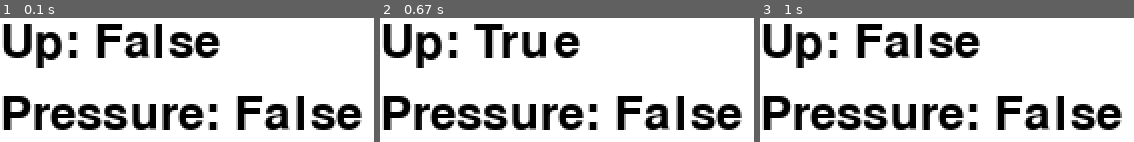
Above: before the commit, frames 1-3 (left to right).
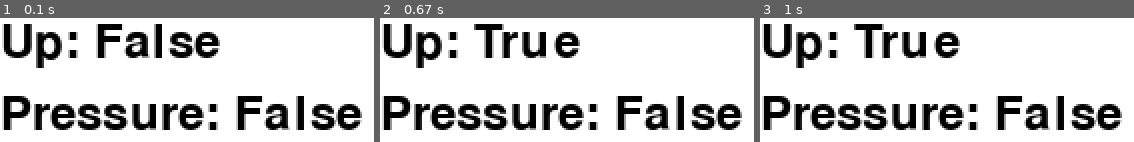
Above: after the commit, the same moments.

Repository: RIT-MDRC/Catbot
Game: pygame game, started from src/raspi/main.py
Two runs of this game, one before a commit and one after it. Both use one fixed random seed, a clock stepped at 60 frames per second and the inputs below.
Inputs:
- Up to frame 1 (0.1 s): no input
- Up to frame 2 (0.67 s): hold Up from 0.33 s (still down)
- Up to frame 3 (1 s): release Up at 0.8 s

Frames 1-2 are identical in both runs. In frame 3, 5.1% of the frame differs, in the area x 25-59%, y 4-33%.

Commit message:
feat: working arduino code, working ui on raspi

Diff:
--- a/src/raspi/control/muscle/muscle_controller.py
+++ b/src/raspi/control/muscle/muscle_controller.py
@@ -127,25 +127,27 @@
 
 
 @muscle_action
-def contract(muscle: Muscle, check: callable = is_pressure_ok) -> bool:
+def contract(muscle: Muscle) -> bool:
     """
     Contract a muscle.
 
     Args:
         muscle (Muscle): the muscle to contract
-        check (callable): the function to check the pressure of the muscle (default: is_pressure_ok from io/pneumatics/pressure.py)
 
     Returns:
         True if the muscle was contracted, False otherwise
     """
-    if not check(muscle.pressure):
-        print("Pressure check failed, cannot contract muscle")
+    pressure = is_pressure_ok(muscle.pressure)
+    if pressure:
+        print(f"{muscle.pressure}: Pressure check failed, cannot contract muscle")
         return False
-    return turn_valve_on(muscle.valve)
+    print("contracting muscle")
+    turn_valve_on(muscle.valve)
+    return True
 
 
 @muscle_action
-def relax(muscle: Muscle, check: callable = get_valve_state) -> bool:
+def relax(muscle: Muscle) -> bool:
     """
     Relax a muscle.
 
@@ -153,7 +155,18 @@
         muscle (Muscle): the muscle to relax
         check (callable): the function to check the state of the valve (default: get_valve_state from io/pneumatics/valve.py)
     """
-    if not check(muscle.valve):
-        print("Valve check failed, Muscle is already relaxed")
+    check = not get_valve_state(muscle.valve)
+    if check:
+        print(f"{muscle.valve}: Valve check failed, Muscle is already relaxed")
         return False
-    return turn_valve_off(muscle.valve)
+    print("relaxing muscle")
+    turn_valve_off(muscle.valve)
+    return True
+
+
+def noop(*args, **kwargs) -> bool:
+    """
+    No operation function.
+    Pass into check if you want to disable the check.
+    """
+    return True
--- a/src/raspi/io_controller/pneumatics/compressor.py
+++ b/src/raspi/io_controller/pneumatics/compressor.py
@@ -1,12 +1,14 @@
 from functools import wraps
 from gpiozero import DigitalOutputDevice
 
+from utils.deviceMock import DigitalOutputDeviceType
 
-type Compressor = str | DigitalOutputDevice
+
+type Compressor = str | DigitalOutputDeviceType
 compressor_pins = dict()
 
 
-def add_compressor_pin(name: str, compressor: DigitalOutputDevice) -> None:
+def add_compressor_pin(name: str, compressor: DigitalOutputDeviceType) -> None:
     """
     Add a new valve pin to the list of pins.
 
@@ -18,7 +20,7 @@
     compressor_pins[name] = compressor
 
 
-def get_compressor(name: str) -> DigitalOutputDevice:
+def get_compressor(name: str) -> DigitalOutputDeviceType:
     """
     Get the pin number of a valve.
 
@@ -70,7 +72,7 @@
         ):
             raise ValueError("First argument must be a string or a DigitalOutputDevice")
         valve = get_compressor(args[0]) if isinstance(args[0], str) else args[0]
-        func(valve, *args[1:], **kwargs)
+        return func(valve, *args[1:], **kwargs)
 
     return wrapper
 
--- a/src/raspi/io_controller/pneumatics/pressure.py
+++ b/src/raspi/io_controller/pneumatics/pressure.py
@@ -1,11 +1,13 @@
 from functools import wraps
 from gpiozero import DigitalInputDevice
 
-type Pressure_device = str | DigitalInputDevice
+from utils.deviceMock import DigitalInputDeviceType, FakeInputDevice
+
+type Pressure_device = str | DigitalInputDeviceType
 pressure_pins = dict()
 
 
-def add_pressure_pin(name: str, pressure: DigitalInputDevice) -> None:
+def add_pressure_pin(name: str, pressure: DigitalInputDeviceType) -> None:
     """
     Add a new pressure sensor to the list of pins.
 
@@ -17,7 +19,7 @@
     pressure_pins[name] = pressure
 
 
-def get_pressure_device(name: str) -> DigitalInputDevice:
+def get_pressure_device(name: str) -> DigitalInputDeviceType:
     """
     Get the pin number of a pressure sensor.
 
@@ -75,10 +77,14 @@
         """
         if len(args) < 1:
             raise ValueError("Missing argument")
-        if not isinstance(args[0], str) and not isinstance(args[0], DigitalInputDevice):
+        if (
+            not isinstance(args[0], str)
+            and not isinstance(args[0], DigitalInputDevice)
+            and not isinstance(args[0], FakeInputDevice)
+        ):
             raise ValueError("First argument must be a string or a DigitalOutputDevice")
         valve = get_pressure_device(args[0]) if isinstance(args[0], str) else args[0]
-        func(valve, *args[1:], **kwargs)
+        return func(valve, *args[1:], **kwargs)
 
     return wrapper
 
@@ -91,6 +97,7 @@
     :param name: the name of the pressure sensor
     :return: true if the pressure sensor is ok, false otherwise
     """
+    print("is_pressure_ok", device)
     return device.is_active
 
 
--- a/src/raspi/io_controller/pneumatics/valve.py
+++ b/src/raspi/io_controller/pneumatics/valve.py
@@ -1,12 +1,14 @@
 from functools import wraps
 from gpiozero import DigitalOutputDevice
 
+from utils.deviceMock import DigitalOutputDeviceType
 
-type Valve = str | DigitalOutputDevice
+
+type Valve = str | DigitalOutputDeviceType
 valve_pins = dict()
 
 
-def add_valve_pin(name: str, valve: DigitalOutputDevice) -> None:
+def add_valve_pin(name: str, valve: DigitalOutputDeviceType) -> None:
     """
     Add a new valve pin to the list of pins.
 
@@ -18,7 +20,7 @@
     valve_pins[name] = valve
 
 
-def get_valve(name: str) -> DigitalOutputDevice:
+def get_valve(name: str) -> DigitalOutputDeviceType:
     """
     Get the pin number of a valve.
 
@@ -70,7 +72,7 @@
         ):
             raise ValueError("First argument must be a string or a DigitalOutputDevice")
         valve = get_valve(args[0]) if isinstance(args[0], str) else args[0]
-        func(valve, *args[1:], **kwargs)
+        return func(valve, *args[1:], **kwargs)
 
     return wrapper
 
@@ -124,4 +126,4 @@
     :param valve: the valve to get the state of
     :return: `True` if the valve is on, `False` if it is off
     """
-    return valve.value
+    return valve.value == 1
--- a/src/raspi/main.py
+++ b/src/raspi/main.py
@@ -1,4 +1,8 @@
 from control.muscle.muscle_controller import contract, relax
+from io_controller.pneumatics.compressor import (
+    turn_compressor_off,
+    turn_compressor_on,
+)
 from utils.interval import clear_intervals
 from utils.util import *
 from io_controller.pneumatics.pressure import on_pressure_active, on_pressure_deactive
@@ -39,11 +43,11 @@
 
     on_pressure_active(
         "left_pressure",
-        lambda: render_pressure_status(True),
+        lambda: render_pressure_status(False),
     )
     on_pressure_deactive(
         "left_pressure",
-        lambda: render_pressure_status(False),
+        lambda: render_pressure_status(True),
     )
     exit = False
     while not exit:
@@ -52,12 +56,14 @@
                 if event.key == pygame.K_q:
                     exit = True
                 elif event.key == pygame.K_w or event.key == pygame.K_UP:
-                    contract("left_muscle")
-                    render_up_status(True)
+                    res = contract("left_muscle")
+                    if res:
+                        render_up_status(True)
             elif event.type == pygame.KEYUP:
                 if event.key == pygame.K_w or event.key == pygame.K_UP:
-                    relax("left_muscle")
-                    render_up_status(False)
+                    res = relax("left_muscle")
+                    if res:
+                        render_up_status(False)
             elif event.type == pygame.QUIT:
                 exit = True
         pygame.display.update()
@@ -81,21 +87,33 @@
     return screen.blit(surface, (rect[0], rect[1]))
 
 
-render_up_status: callable = lambda status: render_text(
-    (0, 0, 640, 36), f"Up: {status}"
-)
-"""Renders the up button status
-Args:
-    status(bool): the status to render
-"""
+def render_up_status(status: bool):
+    """Renders the up button status
 
-render_pressure_status: callable = lambda status: render_text(
-    (0, 36, 640, 36), f"Pressure: {status}"
-)
-"""Renders the pressure status
-Args:
-    status(bool): the status to render
-"""
+    Args:
+        status(bool): the status to render
+    """
+    render_text((0, 0, 640, 36), f"Up: {status}")
+
+
+def render_pressure_status(status: bool):
+    """Renders the pressure status
+
+    Args:
+        status(bool): the status to render
+    """
+    render_text((0, 36, 640, 36), f"Pressure: {status}")
+
+
+def change_compressor(status: bool):
+    """Renders the compressor status
+
+    Args:
+        status(bool): the status to render
+    """
+    action = turn_compressor_on if status else turn_compressor_off
+    action("main_compressor")
+
 
 sysFont, screen, clock = setup()
 main()
--- a/src/raspi/pinconfig.json
+++ b/src/raspi/pinconfig.json
@@ -1,7 +1,7 @@
 {
 	"left_muscle": {
-		"left_pressure": 14,
-		"left_valve": 24
+		"left_pressure": 27,
+		"left_valve": 23
 	},
-	"main_compressor": 15
+	"main_compressor": 22
 }
--- a/src/raspi/utils/deviceMock.py
+++ b/src/raspi/utils/deviceMock.py
@@ -1,45 +1,64 @@
-from unittest.mock import MagicMock
-from gpiozero import InputDevice, OutputDevice
+from functools import wraps
+from gpiozero import DigitalInputDevice, DigitalOutputDevice
 
 
-class FakeOutputDevice(MagicMock):
+def value_change(func: callable) -> callable:
+    """
+    Decorator for value changed functions.
+    Prints the value before and after the function is called for debugging purposes.
+
+    :param func: the function to decorate
+    :return: the decorated function
+    """
+
+    @wraps(func)
+    def wrapper(*args, **kwargs) -> None:
+        """
+        Decorated function.
+        """
+        func(*args, **kwargs)
+
+    return wrapper
+
+
+class FakeOutputDevice:
     def __init__(self, pin: int):
-        super().__init__(OutputDevice)
         self.pin = pin
         self.value = 0
 
+    @value_change
     def on(self):
         self.value = 1
 
+    @value_change
     def off(self):
         self.value = 0
 
+    @value_change
     def toggle(self):
         self.value = 1 - self.value
 
-    def is_active(self):
-        return self.value == 1
 
-
-class FakeInputDevice(MagicMock):
-    pin = 0
+class FakeInputDevice:
     when_activated = None
     when_deactivated = None
 
     def __init__(self, pin: int):
-        super().__init__(InputDevice)
         self.pin = pin
         self.value = 0
-
-    def is_active(self):
-        return self.value == 1
+        self.is_active = False
 
     def toggle(self):
+        """This is used for debugging purposes only. The state of the device is changed physically in the real world."""
         self.value = 1 - self.value
-        print(f"(Dev) toggling input device value to {self.value}")
+        self.is_active = self.value == 1
         if self.value == 1 and self.when_activated is not None:
             print("(Dev) calling when_activated")
             self.when_activated()
         elif self.value == 0 and self.when_deactivated is not None:
             print("(Dev) calling when_deactivated")
             self.when_deactivated()
+
+
+type DigitalInputDeviceType = DigitalInputDevice | FakeInputDevice
+type DigitalOutputDeviceType = DigitalOutputDevice | FakeOutputDevice
--- a/src/raspi/utils/util.py
+++ b/src/raspi/utils/util.py
@@ -1,11 +1,15 @@
 import json
-from unittest.mock import MagicMock, Mock
 from gpiozero import InputDevice, OutputDevice
 from control.muscle.muscle_controller import MuscleObj, add_muscle
 from dotenv import dotenv_values
 from io_controller.pneumatics.valve import add_valve_pin
 from io_controller.pneumatics.pressure import add_pressure_pin
-from utils.deviceMock import FakeInputDevice, FakeOutputDevice
+from utils.deviceMock import (
+    DigitalOutputDeviceType,
+    DigitalInputDeviceType,
+    FakeInputDevice,
+    FakeOutputDevice,
+)
 from utils.interval import set_interval
 
 
@@ -21,7 +25,7 @@
     return config["ENV"] == "dev"
 
 
-def create_input_device(pin: int, onDev: callable = None) -> InputDevice:
+def create_input_device(pin: int, onDev: callable = None) -> DigitalInputDeviceType:
     """
     Create a new input device.
 
@@ -43,7 +47,7 @@
 """Create a new pressure device (alias for create_input_device)"""
 
 
-def create_output_device(pin: int, onDev: callable = None) -> OutputDevice:
+def create_output_device(pin: int, onDev: callable = None) -> DigitalOutputDeviceType:
     """
     Create a new output device.
 
@@ -115,7 +119,7 @@
 
 
 def on_test_pressure_reading(id):
-    if isinstance(id, InputDevice):
+    if isinstance(id, InputDevice) or isinstance(id, FakeInputDevice):
 
         def func():
             id.toggle()
Not shown, changed: src/arduino/arduino.ino
Not shown, changed: src/arduino/comms/Handshake.cpp
Not shown, changed: src/arduino/components/Pressure.cpp
Not shown, changed: src/arduino/components/pressure.h
